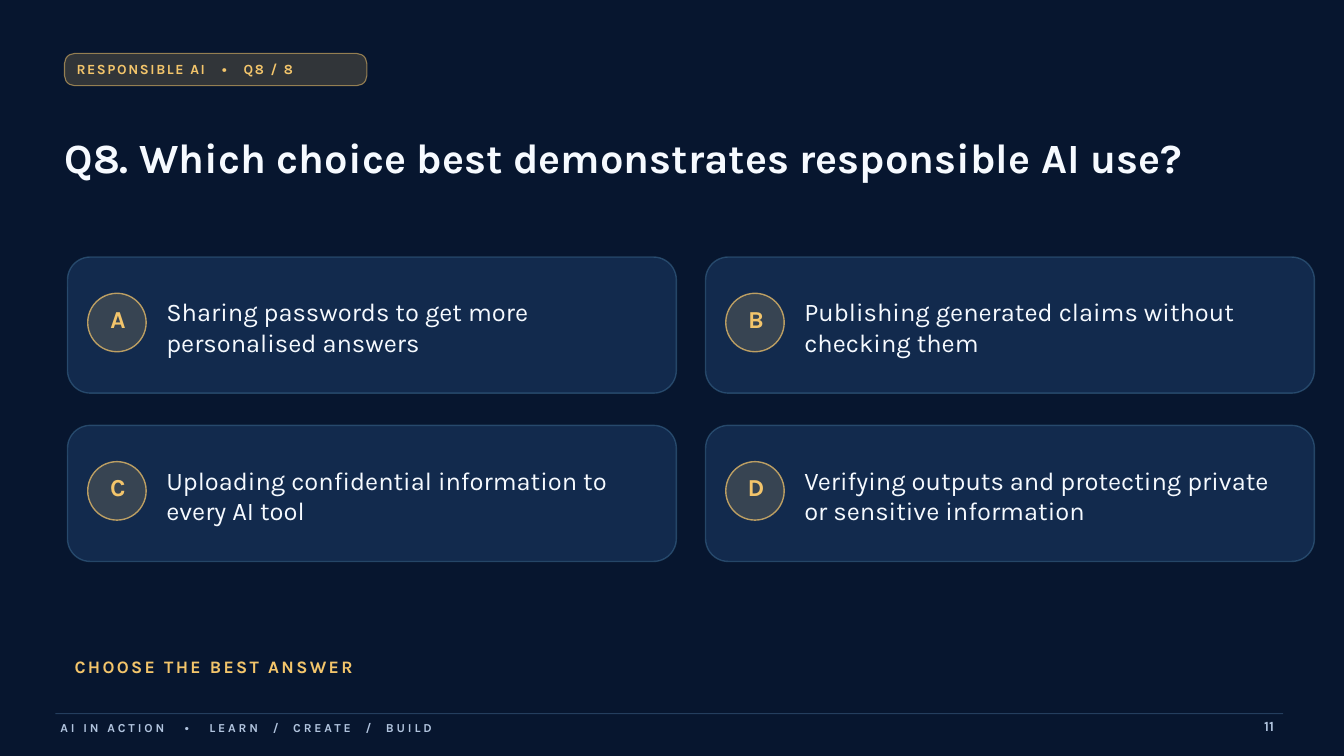
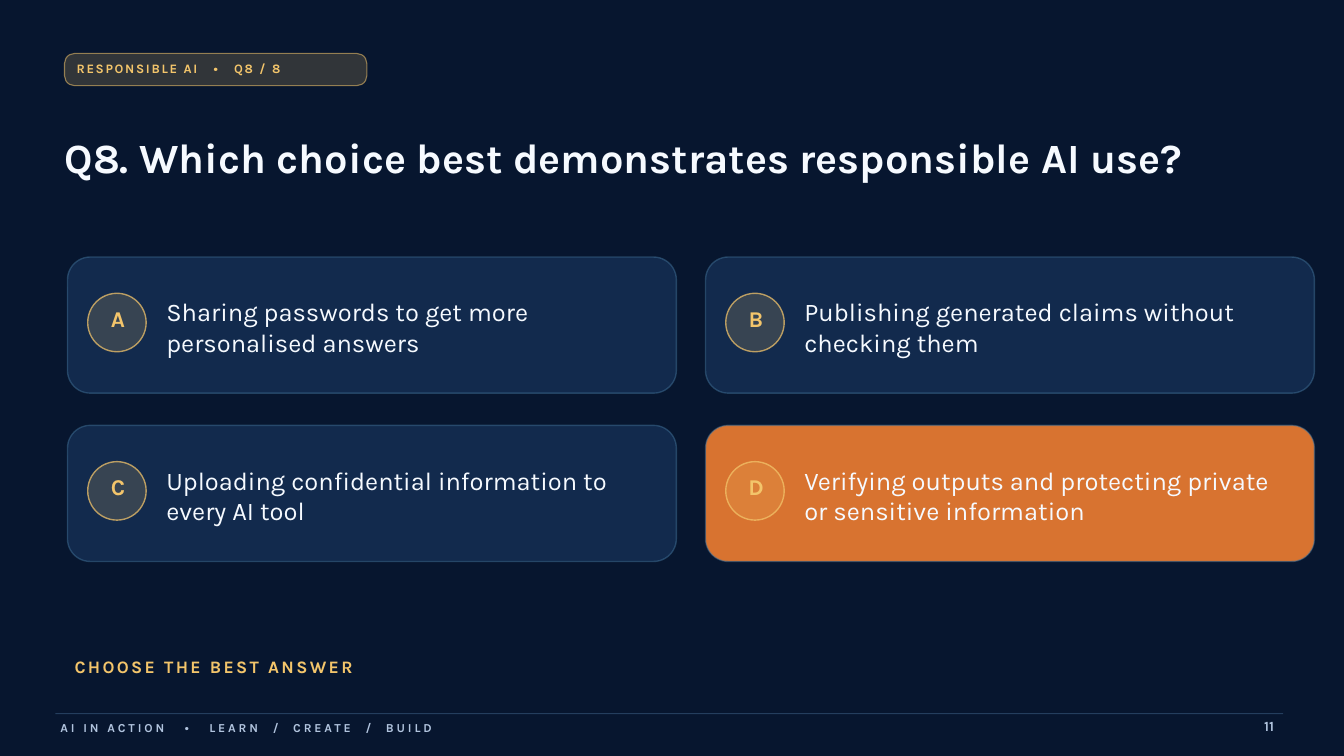
Before and after one commit to arnabtrainer/SMIT_BCA_Seminar_November_2026_Final_2, a slide deck: slide 19 of 01_PUBLIC_LEARNER_REPOSITORY/Module_05_REFLECT_LIVE/03_AUDIENCE_PRESENTATION_CLEAN.pptx (slide 11 before the commit). Drawn at 1344x756 pixels with LibreOffice and Linux fonts; fonts in the diff are those of the drawing; background and template pictures are left out. Boxes give left, top, right and bottom in pixels: in the first picture for what was removed or moved away, otherwise in the second. Text is boxed around its words. In the diff, an @@ line names an element or a change of style, - is before the commit and + after.

```diff
--- a/01_PUBLIC_LEARNER_REPOSITORY/Module_05_REFLECT_LIVE/03_AUDIENCE_PRESENTATION_CLEAN.pptx
+++ b/01_PUBLIC_LEARNER_REPOSITORY/Module_05_REFLECT_LIVE/03_AUDIENCE_PRESENTATION_CLEAN.pptx
@@ text "RESPONSIBLE AI • Q8 / ..." at bbox=[77, 64, 280, 76]: size 10 to 9.2 pt @@
@@ rounded rectangle at bbox=[706, 425, 1315, 562]: fill #142C51 at 91% opacity to #ED7D31 at 91% opacity @@
@@ text "D" at bbox=[748, 480, 763, 495]: size 17.4 to 16.1 pt @@
```
Also in this commit, not shown: 13 other slides changed, 8 slides added.
